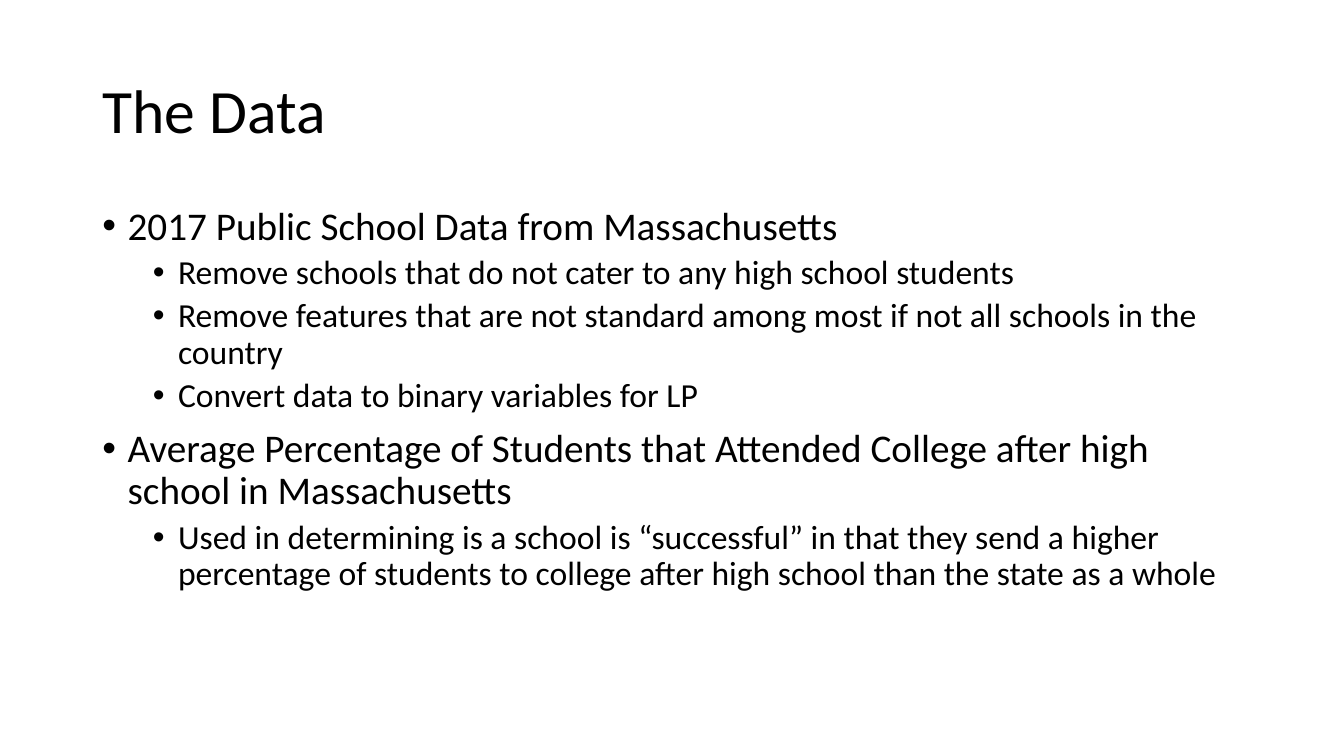
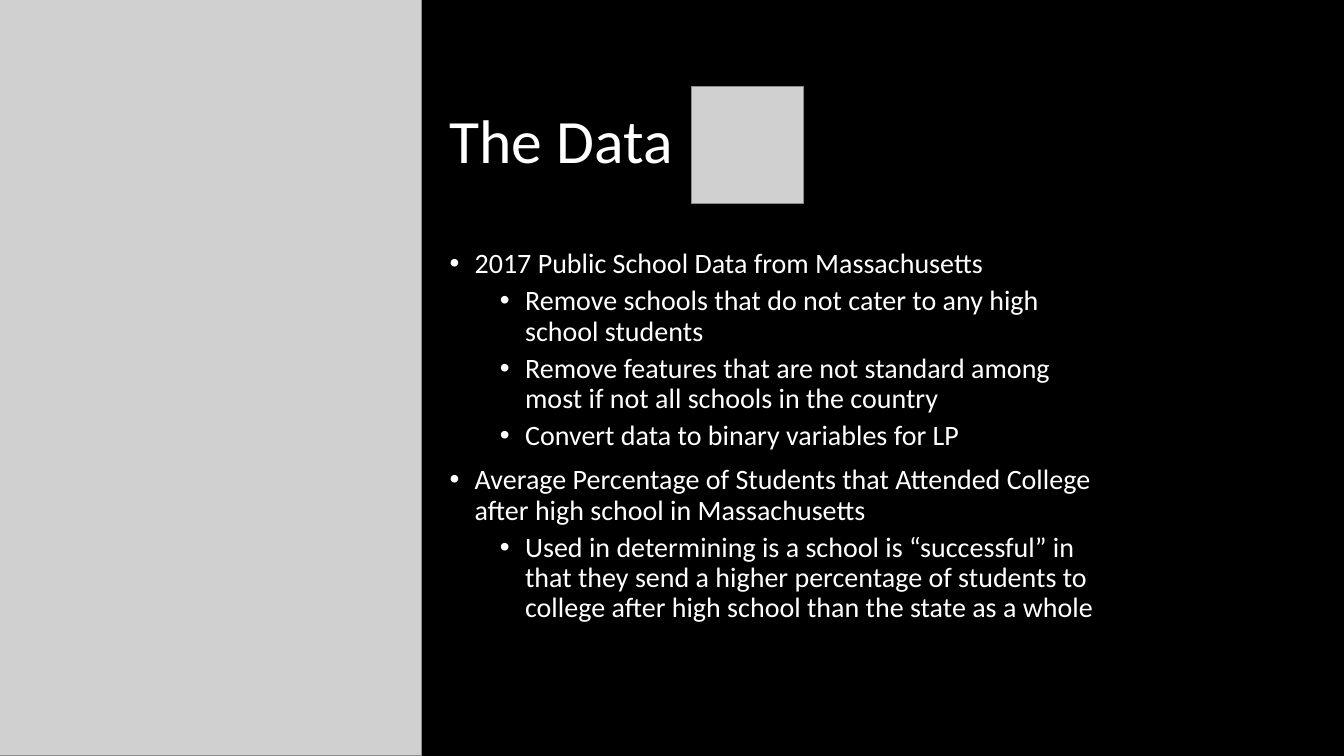
Before and after one commit to DillWithIt77/D2P-Spring-2021, a slide deck: slide 3 of Trees Get Degrees.pptx. Drawn at 1344x756 pixels with LibreOffice and Linux fonts; fonts in the diff are those of the drawing; grey boxes stand for pictures. Boxes give left, top, right and bottom in pixels: in the first picture for what was removed or moved away, otherwise in the second. Text is boxed around its words. In the diff, an @@ line names an element or a change of style, - is before the commit and + after.

```diff
--- a/Trees Get Degrees.pptx
+++ b/Trees Get Degrees.pptx
@@ background #FFFFFF to #000000 @@
@@ picture added at [0, 0, 421, 756] @@
@@ title "The Data": place and size @@
-title "The Data" at [102, 90, 325, 134]
+title "The Data" at [450, 120, 672, 164]
@@ title "The Data" at [450, 120, 672, 164]: text colour #000000 to #FFFFFF @@
@@ picture added at [692, 87, 804, 204] @@
@@ text "2017 Public School Data from ...": place and size @@
-text "2017 Public School Data from ..." at [128, 212, 1216, 591]
+text "2017 Public School Data from ..." at [475, 253, 1093, 622]
@@ text "2017 Public School Data from ..." at [475, 253, 1093, 622]: size 28 to 20 pt in "2017 Public School Data from Massachusetts", "Average Percentage of Students that Attended College ..."; text colour #000000 to #FFFFFF; size 24 to 20 pt in "Remove schools that do not cater to ...", "Remove features that are not standard among ...", "Convert data to binary variables for LP", "Used in determining is a school is ..." @@
```
Also in this commit, not shown: 7 other slides changed, 1 slide added.
